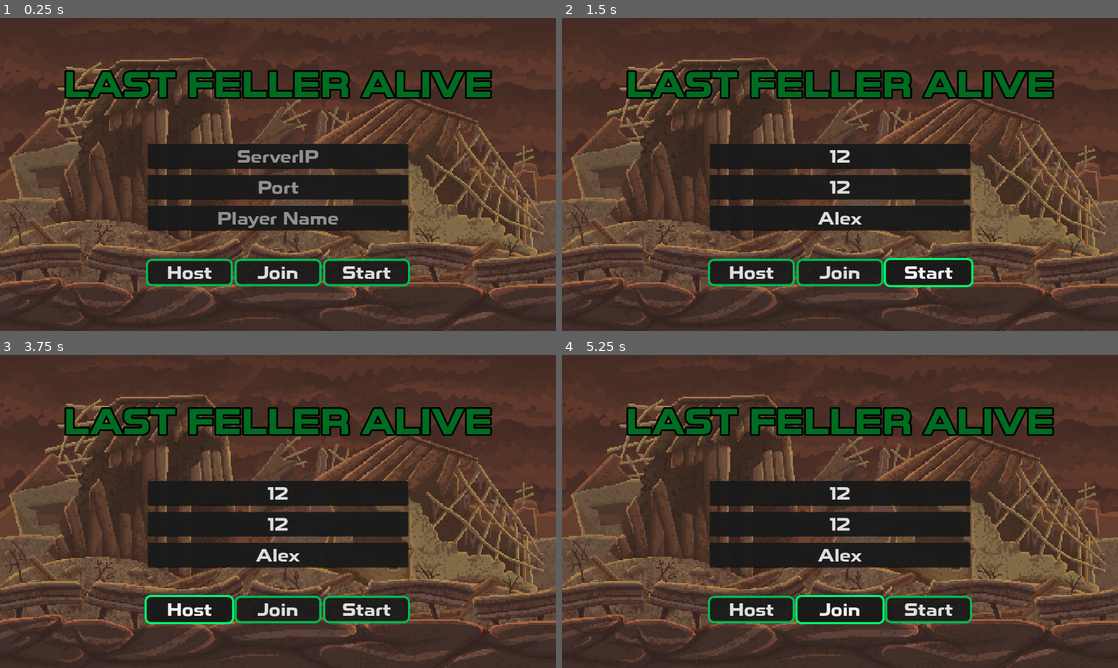
Above: before the commit, frames 1-4 (two rows, left to right).
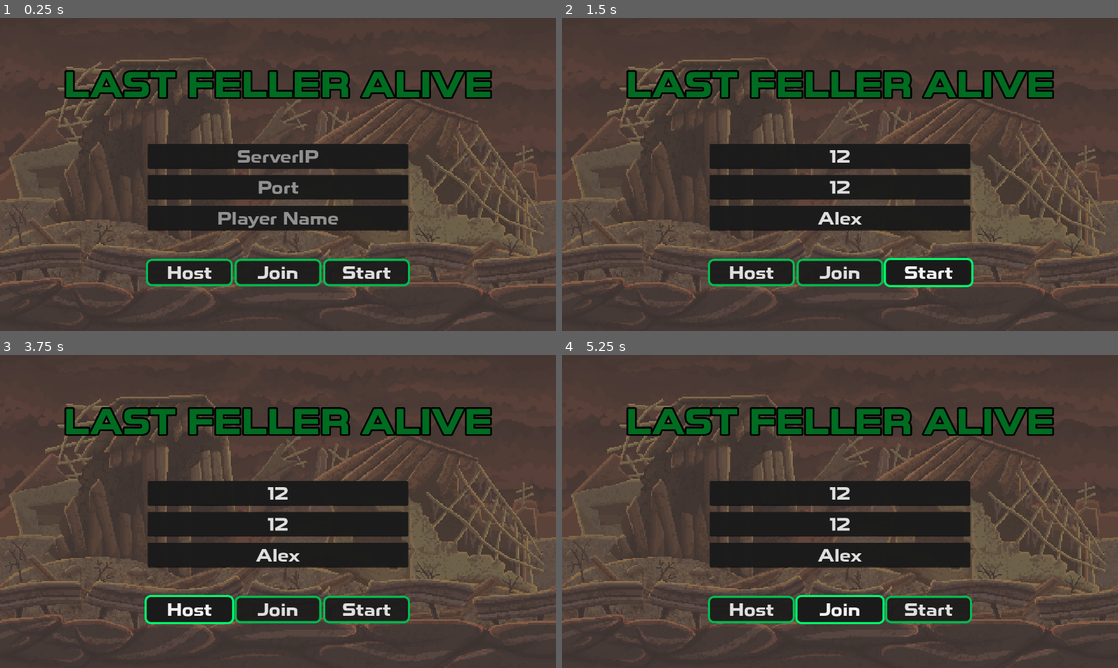
Above: after the commit, the same moments.

Repository: Lertos/last-feller-alive
Game: Godot game, scene res://scripts/multiplayer_controller.tscn
Two runs of this game, one before a commit and one after it. Both use one fixed random seed, a clock stepped at 60 frames per second and the inputs below.
Inputs (mouse positions are in pixels of both pictures, inside the frame that each line leads up to):
- Up to frame 1 (0.25 s): no input
- Up to frame 2 (1.5 s): click (840, 155) at 0.52 s; type "12" at 0.6 s; click (840, 187) at 0.75 s; type "12" at 0.83 s; click (840, 218) at 0.98 s; type "Alex" at 1.07 s; click "Start" at 1.25 s
- Up to frame 3 (3.75 s): click "Start" at 2 s; click "Host" at 2.75 s; click "Have Mercy" at 3.5 s
- Up to frame 4 (5.25 s): click "Join" at 4.25 s; click "Well f***" at 5 s

The runs differ from the first frame. In frame 1, 2.7% of the frame differs, in the area x 0-100%, y 12-93%; in frame 2, 2.7%; in frame 3, 2.7%; in frame 4, 2.7%.

Commit message:
Making title screen bg more opaque

Diff:
--- a/scripts/multiplayer_controller.tscn
+++ b/scripts/multiplayer_controller.tscn
@@ -174,7 +174,7 @@
 always_on_top = true
 
 [node name="TextureRect" type="TextureRect" parent="."]
-modulate = Color(1, 1, 1, 0.788235)
+modulate = Color(1, 1, 1, 0.498039)
 layout_mode = 1
 anchors_preset = 15
 anchor_right = 1.0
